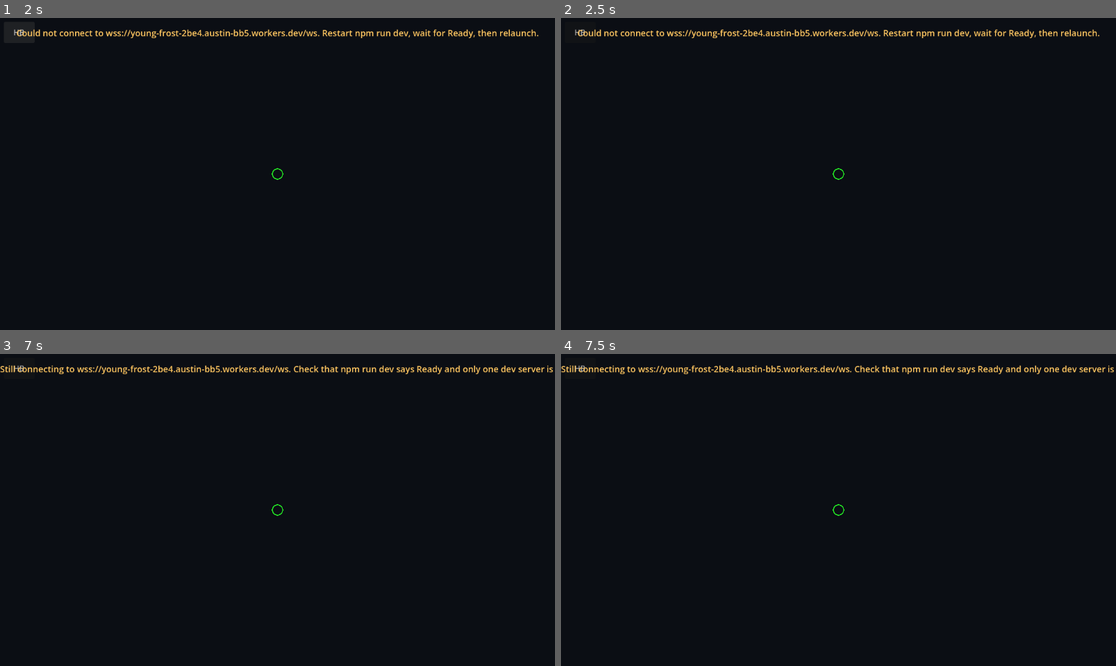
Above: before the commit, frames 1-4 (two rows, left to right).
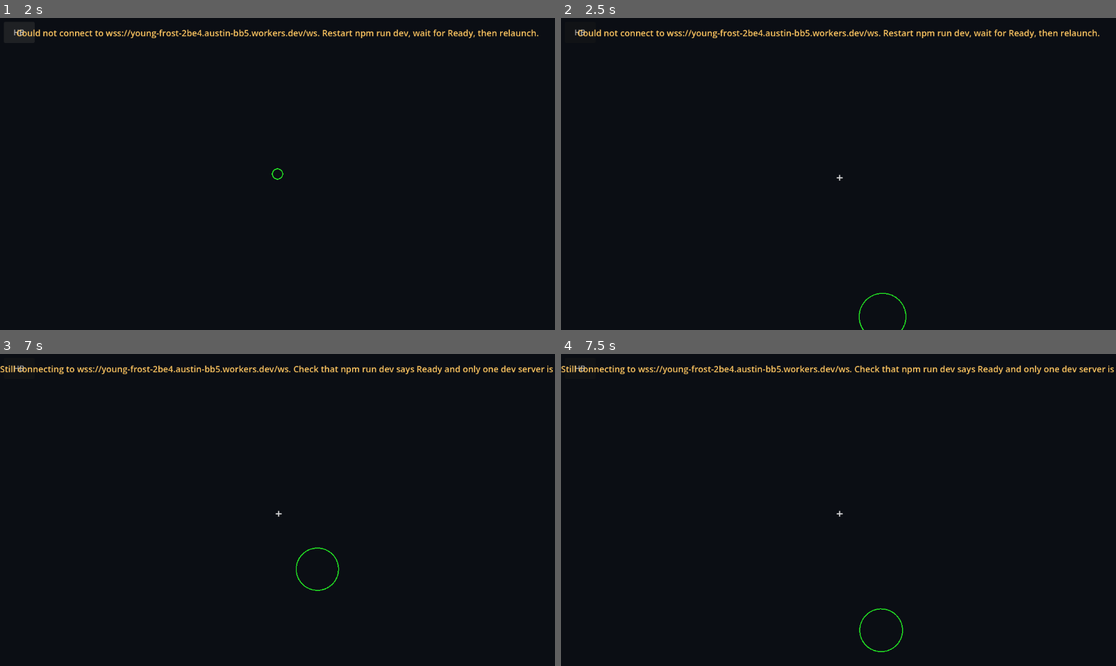
Above: after the commit, the same moments.

Repository: ToothpickFactory/dcc
Game: Godot game, scene res://scenes/Main.tscn
Same seed, same stepped clock (60 frames per second), same inputs: the game is played once before the commit and once after it.
Inputs (mouse positions are in pixels of both pictures, inside the frame that each line leads up to):
- Up to frame 1 (2 s): click "Enter the world" at 0.5 s; click "HB" at 1.25 s
- Up to frame 2 (2.5 s): tap Enter at 2 s; move the mouse to (960, 158) at 2.02 s; hold D (move_right) from 2.03 s (still down); tap C at 2.1 s; click (960, 158) at 2.17 s; tap Space at 2.27 s
- Up to frame 3 (7 s): release D (move_right) at 2.75 s; tap Space at 2.75, 4.25, 5.27, 5.75 s; drag from (166, 525) to (249, 572) at 2.77 s; tap Enter at 3.5, 5 s; move the mouse to (333, 441) at 3.52 s; hold D (move_right) 3.53-4.25 s; tap 1 at 3.6 s; click (333, 441) at 3.67 s; tap C at 3.8, 5.3, 6.8 s; drag from (249, 572) to (111, 463) at 4.27 s; move the mouse to (444, 556) at 5.02 s; hold A (move_left) 5.03-5.75 s; tap 3 at 5.1 s; click (444, 556) at 5.17 s; drag from (111, 463) to (194, 432) at 5.77 s; move the mouse to (305, 510) at 6.52 s; hold S (move_down) from 6.53 s (still down); tap 5 at 6.6 s; click (305, 510) at 6.67 s
- Up to frame 4 (7.5 s): release S (move_down) at 7.25 s; drag from (755, 432) to (727, 525) at 7.27 s

Frame 1 is identical in both runs. In frame 2, 0.1% of the frame differs, in the area x 48-63%, y 48-100%; in frame 3, 0.1%; in frame 4, 0.1%, in the area x 48-62%, y 48-96%.

Commit message:
Camera options

Diff:
--- a/godot/scripts/Main.gd
+++ b/godot/scripts/Main.gd
@@ -36,6 +36,21 @@
 @export var cam_drag_sensitivity := 0.18
 @export var cam_stick_rot_speed := 90.0   # degrees/sec for right-stick yaw
 @export var cam_stick_zoom_speed := 0.5   # zoom units/sec for right-stick Y
+
+# Third-person (over-the-shoulder) and first-person rig tuning. Both share cam_yaw_deg
+# (facing direction) with the top-down orbit camera; only the top-down orbit uses
+# cam_tilt_deg/_cam_zoom — these two rigs use _fps_pitch_deg (free-look) instead.
+@export var tps_back := 180.0             # distance behind the player (over-shoulder)
+@export var tps_eye_height := 130.0       # camera height above ground (over-shoulder)
+@export var tps_shoulder_offset := 32.0   # sideways offset (over-shoulder, GTA-style)
+@export var fps_eye_height := 90.0        # camera height above ground (first-person)
+@export var cam_look_sensitivity := 0.12  # degrees per pixel of mouse motion (free-look)
+@export var cam_pitch_min_deg := -85.0
+@export var cam_pitch_max_deg := 85.0
+
+enum CameraMode { TOP_DOWN, OVER_SHOULDER, FIRST_PERSON }
+const _CAMERA_MODE_COUNT := 3
+const _SETTINGS_PATH := "user://settings.cfg"
 
 var _net                       # Net (Node)
 var _world: World
@@ -93,6 +108,9 @@
 var _cam_zoom := 1.0
 var _cam_zoom_target := 1.0
 var _cam_dragging := false
+var camera_mode: int = CameraMode.TOP_DOWN
+var _fps_pitch_deg := -8.0
+var _crosshair: Control = null
 var _lt_pressed := false  # tracks LT axis state for skills-menu toggle
 var _pad_cursor_pos := Vector2.ZERO
 var _pad_cursor_node: Control = null
@@ -127,6 +145,7 @@
 		if p.size() >= 1 and p[0] != "": cam_height = float(p[0])
 		if p.size() >= 2 and p[1] != "": cam_back = float(p[1])
 		if p.size() >= 3 and p[2] != "": cam_fov = float(p[2])
+	camera_mode = _load_camera_mode()
 	cam_zoom_min = maxf(0.1, cam_zoom_min)
 	cam_zoom_max = maxf(cam_zoom_min, cam_zoom_max)
 	_cam_zoom = clampf(_cam_zoom, cam_zoom_min, cam_zoom_max)
@@ -297,11 +316,22 @@
 	_skill_hint.visible = false
 	loot_layer.add_child(_skill_hint)
 
+	# Reticle — shown only in over-shoulder/first-person (crosshair aim), centered.
+	_crosshair = Label.new()
+	(_crosshair as Label).text = "+"
+	_crosshair.add_theme_font_size_override("font_size", 26)
+	_crosshair.add_theme_color_override("font_color", Color(1.0, 1.0, 1.0, 0.85))
+	_crosshair.set_anchors_and_offsets_preset(Control.PRESET_CENTER)
+	_crosshair.mouse_filter = Control.MOUSE_FILTER_IGNORE
+	_crosshair.visible = false
+	loot_layer.add_child(_crosshair)
+
 	_inp = preload("res://scripts/InputCtl.gd").new()
 	add_child(_inp)
 
 	var mhud := preload("res://scripts/MobileHud.gd").new()
 	mhud.setup(_inp, _inv, _skills)
+	mhud.camera_toggle_requested.connect(_cycle_camera_mode)
 	add_child(mhud)
 	if OS.has_feature("mobile"):
 		_mhud = mhud
@@ -758,13 +788,25 @@
 			props.append({"x": float(e.get("x", 0.0)), "y": float(e.get("y", 0.0)), "r": er})
 	_pred.set_props(props)
 	_pred.update(_net.self_dto, mv, dt)
-	# While a menu is open, freeze aim so left-stick cursor movement doesn't spin
-	# the character. aim_from() is skipped entirely to avoid updating _last_aim.
-	var aim: float = _inp.aim_from(_cam, _pred.x, _pred.y, _cam_yaw_rad) if not menu_open else _inp.last_aim
 
 	# Spectate/waiting state machine drives the camera target while out of play.
 	var sp: Dictionary = _spectate.update(_net, mv, Vector2(_pred.x, _pred.y), dt)
 	var spectating: bool = sp.get("spectating", false)
+	# TPS/FPS have no live local body to anchor to while spectating (waiting room / dead)
+	# — fall back to the top-down orbit and restore the chosen mode once back in play.
+	var effective_mode: int = CameraMode.TOP_DOWN if spectating else camera_mode
+
+	# While a menu is open, freeze aim so left-stick cursor movement doesn't spin
+	# the character. aim_from() is skipped entirely to avoid updating _last_aim.
+	var aim: float
+	if menu_open:
+		aim = _inp.last_aim
+	elif effective_mode == CameraMode.TOP_DOWN:
+		aim = _inp.aim_from(_cam, _pred.x, _pred.y, _cam_yaw_rad)
+	else:
+		# Over-shoulder/first-person: crosshair aim — wherever the camera looks.
+		var look_dir := _look_dir_world(_cam_yaw_rad, deg_to_rad(_fps_pitch_deg))
+		aim = atan2(look_dir.z, look_dir.x)
 
 	var alive := str(_net.self_dto.get("status", "")) == "alive" and not bool(_net.self_dto.get("reached", false))
 	if alive:
@@ -815,7 +857,8 @@
 	# Heightfield 2.5D: lift the camera + its look target by the focus point's ground height so the
 	# framing stays constant over hills/pits instead of the player rising out of / sinking below frame.
 	var fgz: float = Geo.ground_height(_world.grid, _cam_xy.x, _cam_xy.y) if _world != null and not _world.grid.is_empty() else 0.0
-	# Right stick: X rotates the camera yaw, Y zooms (push up = zoom in).
+	# Right stick: X rotates the camera yaw (all modes), Y zooms — top-down only,
+	# TPS/FPS have no zoom concept.
 	# Uses InputCtl's event-cached axis values — polling is unreliable on Android.
 	const _STICK_DEAD := 0.15
 	var _rs: Vector2 = _inp.right_stick()
@@ -823,22 +866,34 @@
 	var _rs_y: float = _rs.y
 	if absf(_rs_x) > _STICK_DEAD:
 		cam_yaw_deg = wrapf(cam_yaw_deg + _rs_x * cam_stick_rot_speed * dt, -180.0, 180.0)
-	if absf(_rs_y) > _STICK_DEAD:
+	if absf(_rs_y) > _STICK_DEAD and effective_mode == CameraMode.TOP_DOWN:
 		_cam_zoom_target = clampf(_cam_zoom_target + _rs_y * cam_stick_zoom_speed * dt, cam_zoom_min, cam_zoom_max)
 
-	_cam_zoom = lerpf(_cam_zoom, _cam_zoom_target, clampf(dt * cam_zoom_smooth, 0.0, 1.0))
-	var base_dist := sqrt(cam_height * cam_height + cam_back * cam_back) * _cam_zoom
-	var tilt := deg_to_rad(clampf(cam_tilt_deg, cam_tilt_min_deg, cam_tilt_max_deg))
 	var yaw := deg_to_rad(cam_yaw_deg)
-	var zoom_height := sin(tilt) * base_dist
-	var zoom_back := cos(tilt) * base_dist
-	var orbit_x := sin(yaw) * zoom_back
-	var orbit_z := cos(yaw) * zoom_back
-	_cam.position = Vector3(cx + orbit_x, zoom_height + fgz, cy + orbit_z)
-	_cam.look_at(Vector3(cx, fgz, cy), Vector3.UP)
+	match effective_mode:
+		CameraMode.TOP_DOWN:
+			_cam_zoom = lerpf(_cam_zoom, _cam_zoom_target, clampf(dt * cam_zoom_smooth, 0.0, 1.0))
+			var base_dist := sqrt(cam_height * cam_height + cam_back * cam_back) * _cam_zoom
+			var tilt := deg_to_rad(clampf(cam_tilt_deg, cam_tilt_min_deg, cam_tilt_max_deg))
+			var zoom_height := sin(tilt) * base_dist
+			var zoom_back := cos(tilt) * base_dist
+			var orbit_x := sin(yaw) * zoom_back
+			var orbit_z := cos(yaw) * zoom_back
+			_cam.position = Vector3(cx + orbit_x, zoom_height + fgz, cy + orbit_z)
+			_cam.look_at(Vector3(cx, fgz, cy), Vector3.UP)
+		CameraMode.OVER_SHOULDER:
+			var fwd := Vector3(sin(yaw), 0.0, cos(yaw))
+			var right_v := Vector3(fwd.z, 0.0, -fwd.x)
+			var pivot := Vector3(cx, fgz + tps_eye_height, cy)
+			_cam.position = pivot - fwd * tps_back + right_v * tps_shoulder_offset
+			_cam.look_at(_cam.position + _look_dir_world(yaw, deg_to_rad(_fps_pitch_deg)), Vector3.UP)
+		CameraMode.FIRST_PERSON:
+			_cam.position = Vector3(cx, fgz + fps_eye_height, cy)
+			_cam.look_at(_cam.position + _look_dir_world(yaw, deg_to_rad(_fps_pitch_deg)), Vector3.UP)
 	_update_scene_lighting(_cam_xy.x, _cam_xy.y)
 	_fog.set_vision(_cam_xy.x, _cam_xy.y)  # un-shaken so fog doesn't jitter
 	_update_decor_visibility(_cam_xy.x, _cam_xy.y)
+	_update_mouse_capture(menu_open)
 
 	# Gamepad cursor: move with the left stick when any menu is open.
 	if menu_open:
@@ -914,7 +969,7 @@
 	# Render + UI.
 	_sprites.set_you_class(str(_net.self_dto.get("chosenClass", "")))
 	_sprites.set_you_weapon_loadout(_current_weapon_loadout())
-	_sprites.sync(_net.ents, _net.you, Vector2(_pred.x, _pred.y))
+	_sprites.sync(_net.ents, _net.you, Vector2(_pred.x, _pred.y), effective_mode == CameraMode.FIRST_PERSON)
 	_minimap.update_map(_pred.x, _pred.y, _net.ents, _net.you, alive)
 	_hud.update(_net)
 	if _mhud != null:
@@ -1140,27 +1195,77 @@
 	var rect := get_viewport().get_visible_rect().grow(WALL_MODEL_SCREEN_MARGIN)
 	return rect.has_point(screen_pos)
 
+# ── Camera mode (top-down / over-shoulder / first-person) ──────────────────────
+
+func _load_camera_mode() -> int:
+	var cfg := ConfigFile.new()
+	if cfg.load(_SETTINGS_PATH) != OK:
+		return CameraMode.TOP_DOWN
+	var m := int(cfg.get_value("camera", "mode", CameraMode.TOP_DOWN))
+	return m if m >= 0 and m < _CAMERA_MODE_COUNT else CameraMode.TOP_DOWN
+
+func _save_camera_mode() -> void:
+	var cfg := ConfigFile.new()
+	cfg.load(_SETTINGS_PATH)  # best-effort: keep any other settings already on disk
+	cfg.set_value("camera", "mode", camera_mode)
+	cfg.save(_SETTINGS_PATH)
+
+func _cycle_camera_mode() -> void:
+	camera_mode = (camera_mode + 1) % _CAMERA_MODE_COUNT
+	_save_camera_mode()
+	var menu_open: bool = _inv.is_open() or _skills.is_open() or _inv.loot_open_bag_id() != "" or _inv.is_floor_shop_open()
+	_update_mouse_capture(menu_open)
+
+# World (x,y) maps to 3D (x,0,y) — see World.gd. Returns a normalized look direction
+# in that same 3D space, shared by camera orientation and reticle-aim so they can
+# never drift apart.
+func _look_dir_world(yaw_rad: float, pitch_rad: float) -> Vector3:
+	return Vector3(
+		cos(pitch_rad) * sin(yaw_rad),
+		sin(pitch_rad),
+		cos(pitch_rad) * cos(yaw_rad))
+
+# Captures/hides the cursor in over-shoulder/first-person (PC only, no menu open);
+# releases it otherwise. Only touches Input.mouse_mode when it actually needs to
+# change, so it's safe to call every frame.
+func _update_mouse_capture(menu_open: bool) -> void:
+	var want_captured: bool = camera_mode != CameraMode.TOP_DOWN and not menu_open and not OS.has_feature("mobile")
+	var target_mode := Input.MOUSE_MODE_CAPTURED if want_captured else Input.MOUSE_MODE_VISIBLE
+	if Input.mouse_mode != target_mode:
+		Input.mouse_mode = target_mode
+	if _crosshair != null:
+		_crosshair.visible = camera_mode != CameraMode.TOP_DOWN and not menu_open
+
 func _unhandled_input(e: InputEvent) -> void:
-	if e is InputEventMouseButton and e.pressed:
-		if e.button_index == MOUSE_BUTTON_WHEEL_UP:
-			_cam_zoom_target = clampf(_cam_zoom_target - cam_zoom_step, cam_zoom_min, cam_zoom_max)
+	if camera_mode == CameraMode.TOP_DOWN:
+		if e is InputEventMouseButton and e.pressed:
+			if e.button_index == MOUSE_BUTTON_WHEEL_UP:
+				_cam_zoom_target = clampf(_cam_zoom_target - cam_zoom_step, cam_zoom_min, cam_zoom_max)
+				get_viewport().set_input_as_handled()
+				return
+			if e.button_index == MOUSE_BUTTON_WHEEL_DOWN:
+				_cam_zoom_target = clampf(_cam_zoom_target + cam_zoom_step, cam_zoom_min, cam_zoom_max)
+				get_viewport().set_input_as_handled()
+				return
+		if e is InputEventMouseButton and e.button_index == MOUSE_BUTTON_MIDDLE:
+			_cam_dragging = e.pressed
 			get_viewport().set_input_as_handled()
 			return
-		if e.button_index == MOUSE_BUTTON_WHEEL_DOWN:
-			_cam_zoom_target = clampf(_cam_zoom_target + cam_zoom_step, cam_zoom_min, cam_zoom_max)
+		if e is InputEventMouseMotion and _cam_dragging:
+			cam_yaw_deg = wrapf(cam_yaw_deg - e.relative.x * cam_drag_sensitivity, -180.0, 180.0)
+			cam_tilt_deg = clampf(cam_tilt_deg - e.relative.y * cam_drag_sensitivity, cam_tilt_min_deg, cam_tilt_max_deg)
 			get_viewport().set_input_as_handled()
 			return
-	if e is InputEventMouseButton and e.button_index == MOUSE_BUTTON_MIDDLE:
-		_cam_dragging = e.pressed
-		get_viewport().set_input_as_handled()
-		return
-	if e is InputEventMouseMotion and _cam_dragging:
-		cam_yaw_deg = wrapf(cam_yaw_deg - e.relative.x * cam_drag_sensitivity, -180.0, 180.0)
-		cam_tilt_deg = clampf(cam_tilt_deg - e.relative.y * cam_drag_sensitivity, cam_tilt_min_deg, cam_tilt_max_deg)
+	elif e is InputEventMouseMotion and Input.mouse_mode == Input.MOUSE_MODE_CAPTURED:
+		# Over-shoulder/first-person free-look: mouse always steers while captured.
+		cam_yaw_deg = wrapf(cam_yaw_deg + e.relative.x * cam_look_sensitivity, -180.0, 180.0)
+		_fps_pitch_deg = clampf(_fps_pitch_deg - e.relative.y * cam_look_sensitivity, cam_pitch_min_deg, cam_pitch_max_deg)
 		get_viewport().set_input_as_handled()
 		return
 	if e is InputEventKey and e.pressed and not e.echo:
 		match e.keycode:
+			KEY_C:
+				_cycle_camera_mode()
 			KEY_I:
 				if _skills.is_open():
 					_skills.close()
--- a/godot/scripts/MobileHud.gd
+++ b/godot/scripts/MobileHud.gd
@@ -8,6 +8,10 @@
 var _inp          # InputCtl
 var _inv          # InventoryUI
 var _skills_ui    # SkillsUI
+
+## Emitted when the camera-mode button is tapped. Main owns camera_mode, so this
+## signals up rather than mutating it directly (mirrors Hud.auto_attack_toggled).
+signal camera_toggle_requested
 
 # ── Layout constants ──────────────────────────────────────────────────────────
 const JOY_BASE_R  := 100.0
@@ -32,6 +36,7 @@
 var _menu_btns    : Array[Button] = []
 var _loot_btn     : Button
 var _potion_btn   : Button
+var _cam_btn      : Button
 var _loot_bag_id  := ""
 var _joy_touch_id := -1
 var _ability_key  := ""
@@ -62,6 +67,7 @@
 	_build_ability_buttons()
 	_build_menu_buttons()
 	_build_potion_button()
+	_build_camera_button()
 
 func _build_joystick() -> void:
 	_joy_base = _circle_panel(JOY_BASE_R,
@@ -98,6 +104,11 @@
 	_root.add_child(_potion_btn)
 	_potion_btn.pressed.connect(_on_potion_pressed)
 
+func _build_camera_button() -> void:
+	_cam_btn = _menu_button("📷 View")
+	_root.add_child(_cam_btn)
+	_cam_btn.pressed.connect(func(): camera_toggle_requested.emit())
+
 # ── Layout (position + size from viewport, called after ready + on resize) ────
 
 func _do_layout() -> void:
@@ -108,6 +119,7 @@
 	_layout_ability_buttons(vp)
 	_layout_menu_buttons(vp)
 	_layout_potion_button(vp)
+	_layout_camera_button(vp)
 
 func _layout_joystick(vp: Vector2) -> void:
 	_joy_base.position = Vector2(JOY_PAD, vp.y - JOY_PAD - JOY_BASE_R * 2.0)
@@ -142,6 +154,10 @@
 func _layout_potion_button(vp: Vector2) -> void:
 	_potion_btn.position = Vector2(MENU_PAD, MENU_PAD)
 	_potion_btn.size     = Vector2(MENU_W, MENU_H)
+
+func _layout_camera_button(vp: Vector2) -> void:
+	_cam_btn.position = Vector2(vp.x - MENU_W - MENU_PAD, MENU_PAD)
+	_cam_btn.size      = Vector2(MENU_W, MENU_H)
 
 # ── Menu callbacks ────────────────────────────────────────────────────────────
 
--- a/godot/scripts/SpriteLayer.gd
+++ b/godot/scripts/SpriteLayer.gd
@@ -128,7 +128,7 @@
 # Per-frame sync. ents = the latest server snapshot's entity list (Net.cur.ents).
 # you_id = local player id; self_pos = predicted local world position.
 # ---------------------------------------------------------------------------
-func sync(ents: Array, you_id: String, self_pos: Vector2) -> void:
+func sync(ents: Array, you_id: String, self_pos: Vector2, hide_self := false) -> void:
 	var now_ms := float(Time.get_ticks_msec())
 	var alpha := _interp_alpha(now_ms)
 	var seen := {}
@@ -223,6 +223,8 @@
 			spr.visible = dsq <= NEAR_REVEAL_SQ or (dsq <= VISION_RADIUS_SQ and _can_see(self_pos.x, self_pos.y, wpos.x, wpos.y))
 		else:
 			spr.visible = true
+		if is_self and hide_self:
+			spr.visible = false  # first-person: don't show your own billboard filling the screen
 
 	# Remove sprites for entities no longer in the snapshot.
 	for id in _sprites.keys():
Not shown, changed: .claude/settings.local.json
